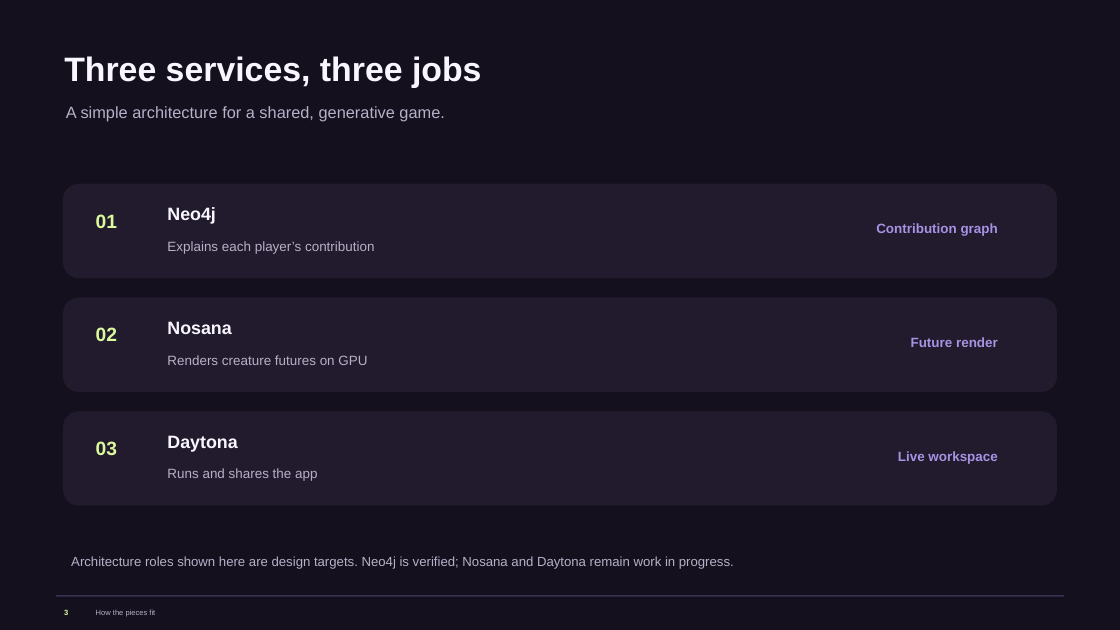
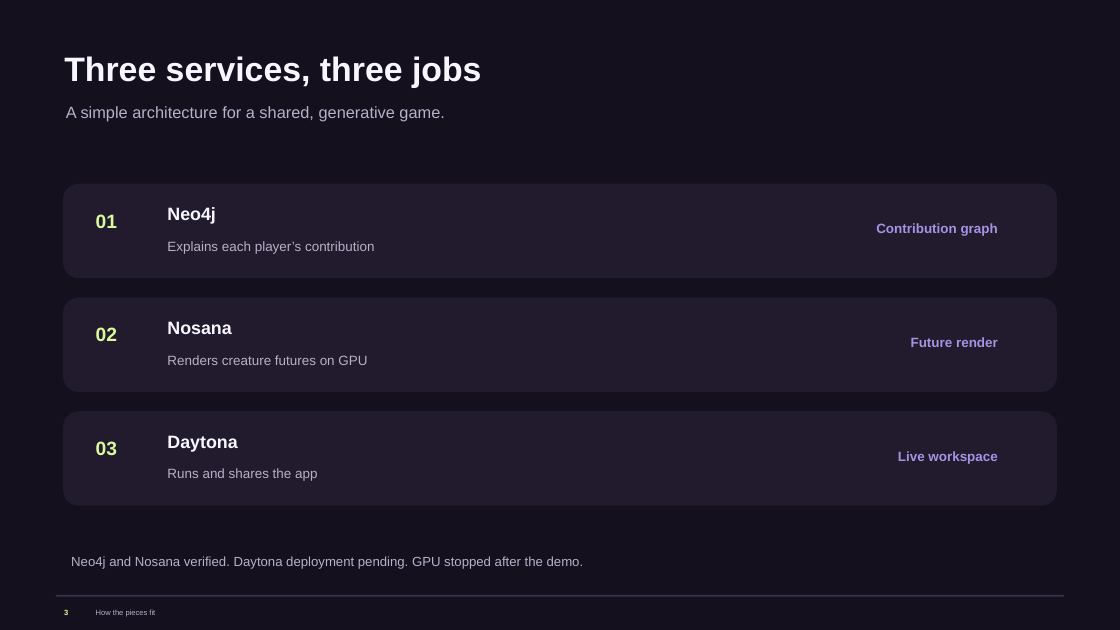
Before and after one commit to mayonaka-ratori/minna-de-monster, a slide deck: slide 3 of docs/hatch-3slides.pptx. Drawn at 1120x630 pixels with LibreOffice and Linux fonts; fonts in the diff are those of the drawing. Boxes give left, top, right and bottom in pixels: in the first picture for what was removed or moved away, otherwise in the second. Text is boxed around its words. In the diff, an @@ line names an element or a change of style, - is before the commit and + after.

Commit message:
Add verified Nosana workflow and final integration status

```diff
--- a/docs/hatch-3slides.pptx
+++ b/docs/hatch-3slides.pptx
@@ text at bbox=[71, 556, 584, 569]: text changed @@
-Architecture roles shown here are design targets. Neo4j is verified; Nosana and Daytona remain work in progress.
+Neo4j and Nosana verified. Daytona deployment pending. GPU stopped after the demo.
```
Also in this commit, not shown: 5 other files.
